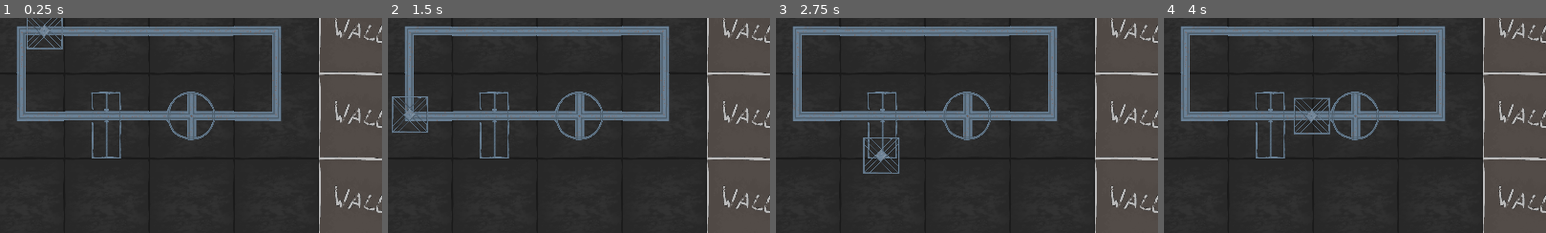
Above: before the commit, frames 1-4 (left to right).
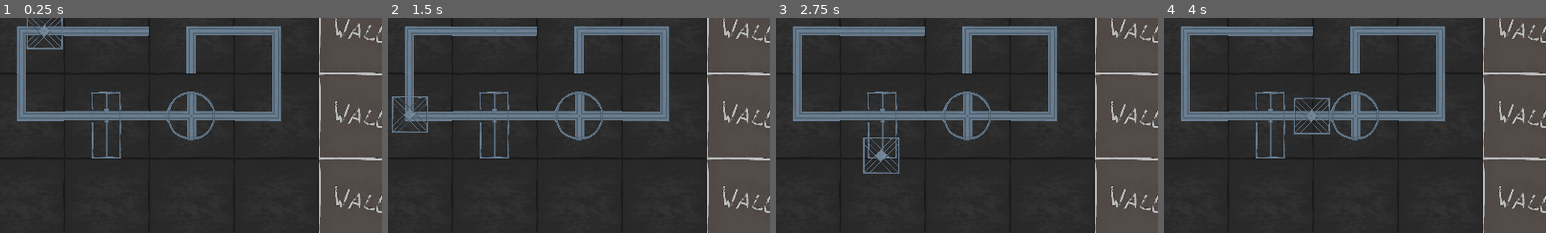
Above: after the commit, the same moments.

Repository: BoringStudio/ldjam54
Game: Godot game, scene res://main.tscn
Two runs of this game, one before a commit and one after it. Both use one fixed random seed, a clock stepped at 60 frames per second and the inputs below.
Inputs:
- Up to frame 1 (0.25 s): no input
- Up to frame 2 (1.5 s): no input
- Up to frame 3 (2.75 s): no input
- Up to frame 4 (4 s): no input
The pictures show only the part of the screen within x 30-80%, y 17-67%; the shares and areas given below are measured in that part.

The runs differ from the first frame. In frame 1, 1.0% of the frame differs, in the area x 39-62%, y 3-26%; in frame 2, 1.0%; in frame 3, 1.0%; in frame 4, 1.0%.

Commit message:
Add conveyor tiles connection check

Diff:
--- a/prefabs/building_area/building_area.gd
+++ b/prefabs/building_area/building_area.gd
@@ -26,7 +26,7 @@
 	_spawn_cell(Vector2i(2, 1), Conveyor.Item.RotateRight, Conveyor.DIR_RIGHT)
 	_spawn_cell(Vector2i(3, 1), Conveyor.Item.TurnLeft, Conveyor.DIR_RIGHT)
 	_spawn_cell(Vector2i(3, 0), Conveyor.Item.TurnLeft, Conveyor.DIR_UP)
-	_spawn_cell(Vector2i(2, 0), Conveyor.Item.Straight, Conveyor.DIR_LEFT)
+	_spawn_cell(Vector2i(2, 0), Conveyor.Item.TurnLeft, Conveyor.DIR_LEFT)
 	_spawn_cell(Vector2i(1, 0), Conveyor.Item.Straight, Conveyor.DIR_LEFT)
 
 
@@ -36,8 +36,14 @@
 	# Update last visited cell if changed
 	if _last_visited_cell != current_cell:
 		platform.on_exit_cell(_last_visited_cell)
-		platform.on_enter_cell(current_cell)
-		_last_visited_cell = current_cell
+
+		if _last_visited_cell == null or _last_visited_cell.get_next_grid_index() == current_cell.get_start_direction():
+			platform.on_enter_cell(current_cell)
+			_last_visited_cell = current_cell
+		else:
+			# TODO: emit some kind of signal
+			current_cell = null
+
 		if current_cell != null:
 			current_cell.reset()
 
--- a/prefabs/conveyor/conveyor.gd
+++ b/prefabs/conveyor/conveyor.gd
@@ -122,6 +122,10 @@
 		_set_relative_platform_position(platform, Vector2.ZERO.lerp(end_offset, tick_time * 2 - 1))
 
 
+func get_start_direction() -> Vector2i:
+	return Conveyor.make_grid_direction(rot)
+
+
 func get_next_grid_index() -> Vector2i:
 	var r = rot
 	match ty:
